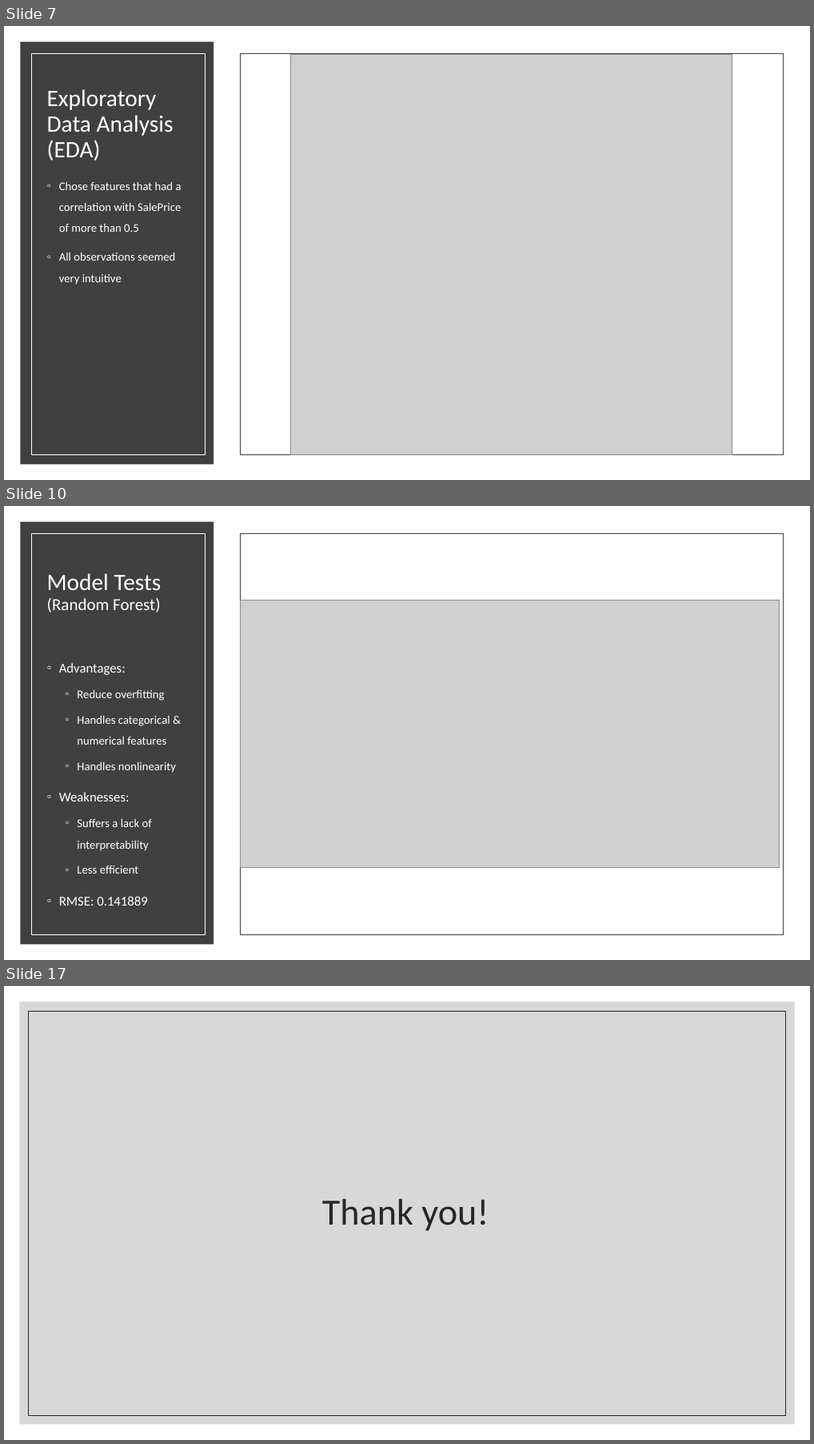
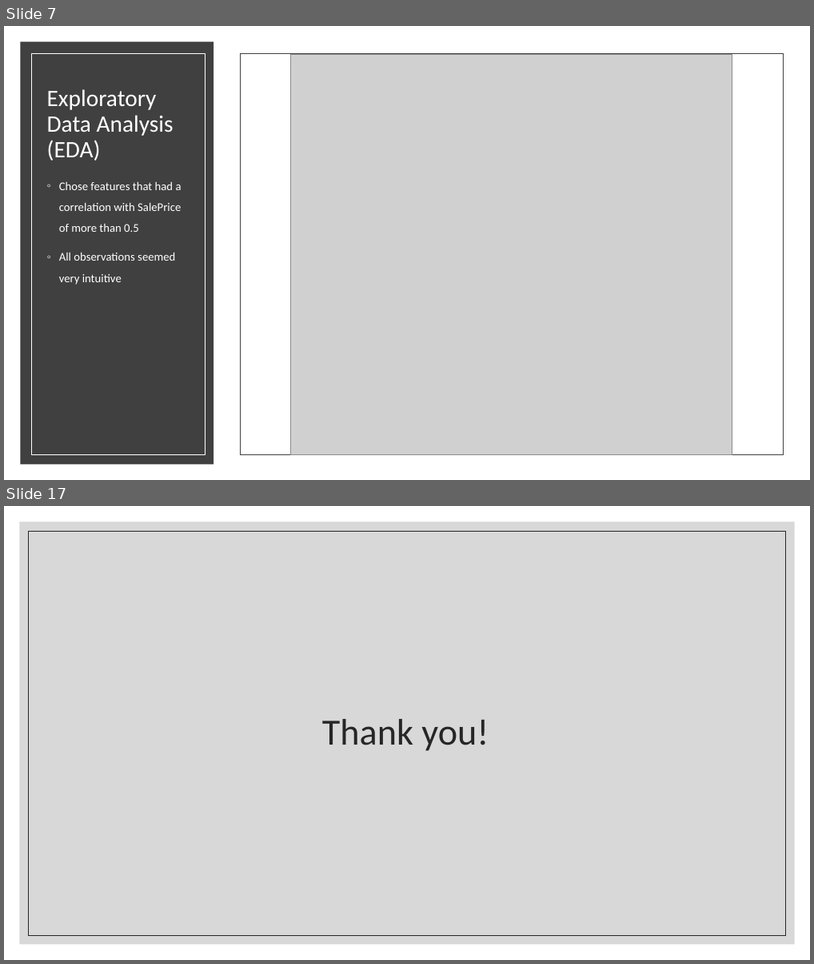
Before and after one commit to WilliamJHan/AmesHousePriceML, a slide deck: Ames House Price Prediction.pptx. Shown one above the other, each under a label of ours: slides 7, 10 and 17 before the commit, slides 7 and 17 after it; the slides between them are not shown. The pictures are 814x1444 and 814x964 pixels, drawn with LibreOffice and Linux fonts; fonts in the diff are those of the drawing; grey boxes stand for pictures. Boxes give left, top, right and bottom in pixels: in the first picture for what was removed or moved away, otherwise in the second. Text is boxed around its words. In the diff, an @@ line names an element or a change of style, - is before the commit and + after.

```diff
--- a/Ames House Price Prediction.pptx
+++ b/Ames House Price Prediction.pptx
@@ slide 10 removed at [4, 506, 810, 960], background #000000 @@
@@ rectangle removed at [4, 506, 810, 960] @@
@@ rectangle removed at [20, 522, 214, 944] @@
@@ rectangle removed at [32, 533, 205, 934] @@
@@ rectangle removed at [240, 533, 783, 934] @@
@@ title removed at [47, 573, 162, 612] @@
-Model Tests
-(Random Forest)
@@ picture removed at [240, 600, 779, 868] @@
@@ text removed at [59, 663, 176, 905] @@
-◦ Advantages:
-  ◦ Reduce overfitting
-  ◦ Handles categorical & numerical features
-  ◦ Handles nonlinearity
-◦ Weaknesses:
-  ◦ Suffers a lack of interpretability
-  ◦ Less efficient
-◦ RMSE: 0.141889
```
Also in this commit, not shown: 6 slides changed, 4 slides added, 3 other slides removed, 19 other files.
